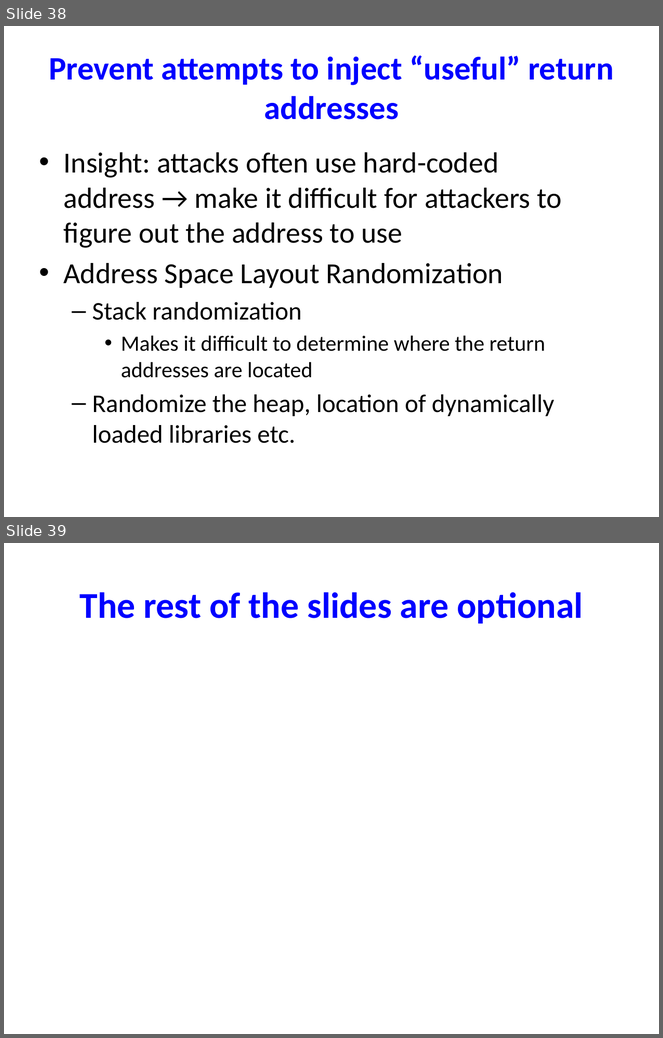
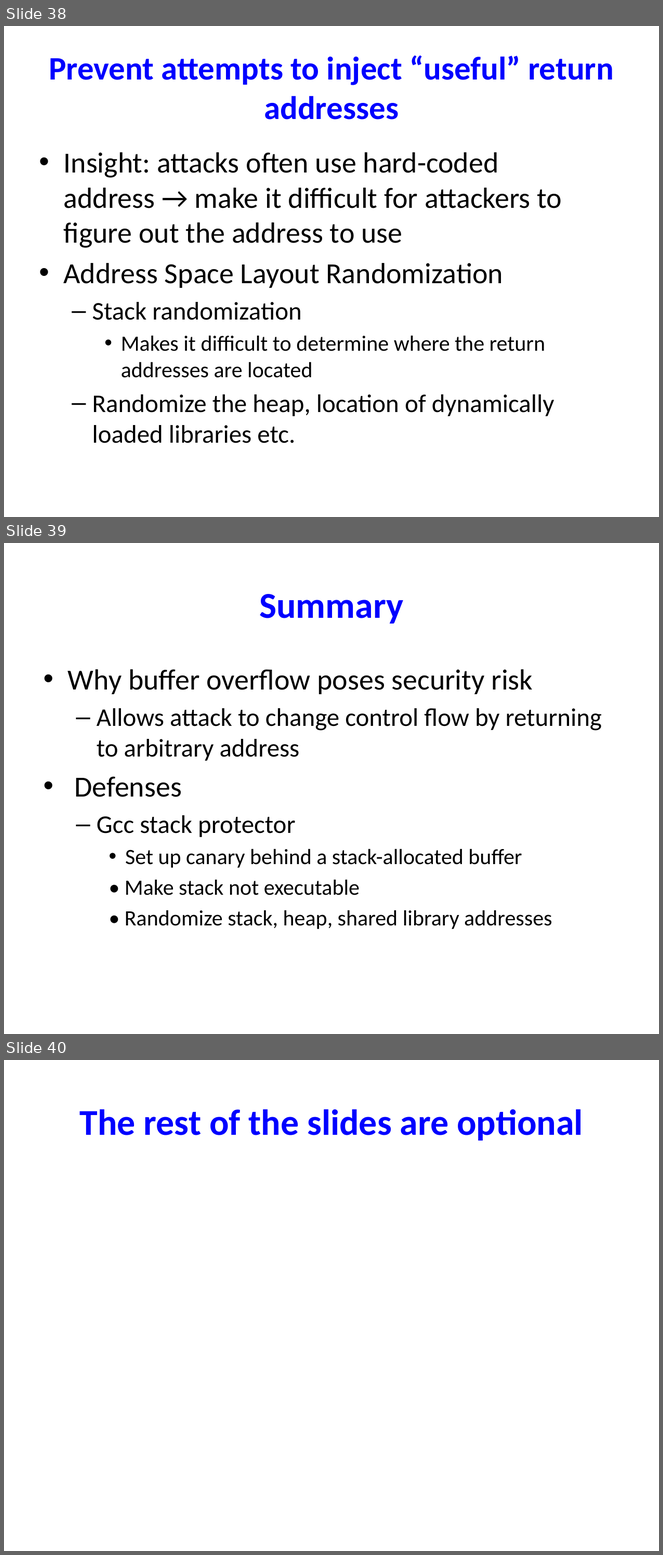
Before and after one commit to NYU-CSO/nyu-cso.github.io, a slide deck: notes/11-machine-layout-overflow.pptx. Shown one above the other, each under a label of ours: slides 38 and 39 before the commit, slides 38, 39 and 40 after it. The pictures are 663x1038 and 663x1555 pixels, drawn with LibreOffice and Linux fonts; fonts in the diff are those of the drawing. Boxes give left, top, right and bottom in pixels: in the first picture for what was removed or moved away, otherwise in the second. Text is boxed around its words. In the diff, an @@ line names an element or a change of style, - is before the commit and + after.

```diff
--- a/notes/11-machine-layout-overflow.pptx
+++ b/notes/11-machine-layout-overflow.pptx
@@ slide 39 added at box(4, 543, 659, 1034), background #FFFFFF @@
@@ title added at box(259, 594, 403, 624), 40 pt, text #0000FF, bold @@
+Summary
@@ text added at box(68, 669, 602, 929), 24 pt, text #000000 @@
+• Why buffer overflow poses security risk
+  – Allows attack to change control flow by returning to arbitrary address
+• Defenses
+  – Gcc stack protector
+    • Set up canary behind a stack-allocated buffer
+    • Make stack not executable
+    • Randomize stack, heap, shared library addresses
@@ what was slide 39 is now slide 40 @@
```
Also in this commit, not shown: 4 slides changed, 1 other slide added, 1 slide removed, 4 other files.
